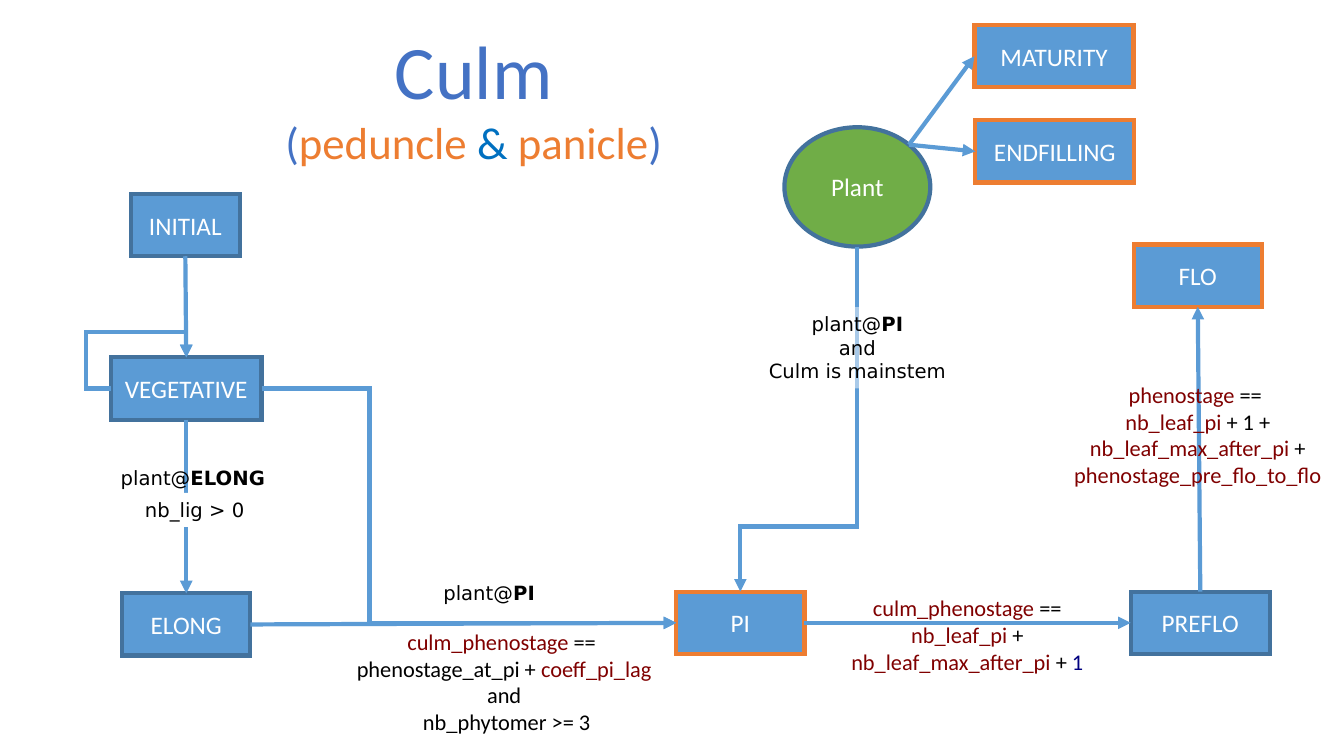
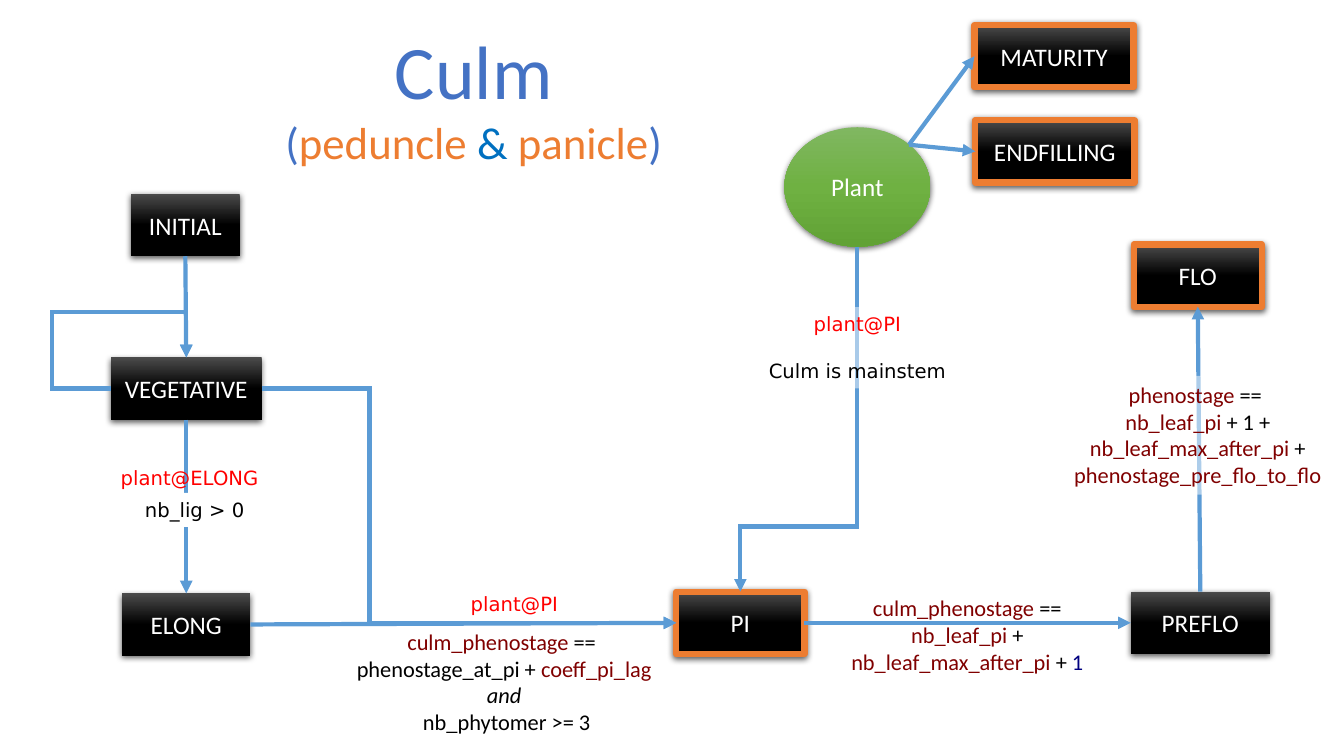
Before and after one commit to PAMDeveloper/Ecomeristem_2, a slide deck: slide 4 of doc/Phenology.pptx (slide 3 before the commit). Drawn at 1344x756 pixels with LibreOffice and Linux fonts; fonts in the diff are those of the drawing. Boxes give left, top, right and bottom in pixels: in the first picture for what was removed or moved away, otherwise in the second. Text is boxed around its words. In the diff, an @@ line names an element or a change of style, - is before the commit and + after.

```diff
--- a/doc/Phenology.pptx
+++ b/doc/Phenology.pptx
@@ fill #5B9BD5 to gradient #4B4B4B to #000000; outline #ED7D31 3 pt to #ED7D31 4.5 pt; shadow on in 4 elements at (677, 592, 805, 654), (1134, 245, 1262, 308), (976, 120, 1135, 182), (975, 25, 1134, 88) @@
@@ ellipse "Plant" at (784, 127, 931, 246): fill #70AD47 to gradient #81B861 to #6FB242 to #62A336; outline #43739E 3 pt to none; shadow on @@
@@ elbow arrow (111, 388) - (187, 358): route changed @@
@@ text at (814, 315, 901, 336): text colour #000000 to #FF0000, bold off in "plant@PI" @@
@@ text at (839, 339, 876, 360): paragraph removed @@
-and
@@ text "plant@ELONG" at (121, 469, 259, 490): text colour #000000 to #FF0000; bold off in "plant@ELONG" @@
@@ text "plant@PI": place and size @@
-text "plant@PI" at (443, 585, 534, 604)
+text "plant@PI" at (471, 596, 558, 615)
@@ text "plant@PI" at (471, 596, 558, 615): text colour #000000 to #FF0000; bold off in "plant@PI"; alignment left to centre @@
@@ fill #5B9BD5 to gradient #4B4B4B to #000000; outline #43739E 3 pt to none; shadow on in 4 elements at (131, 194, 240, 256), (111, 358, 262, 420), (122, 594, 250, 656), (1131, 592, 1270, 654) @@
@@ text at (487, 687, 521, 703): italic on in "and" @@
```
Also in this commit, not shown: 4 other slides changed, 1 slide added.
